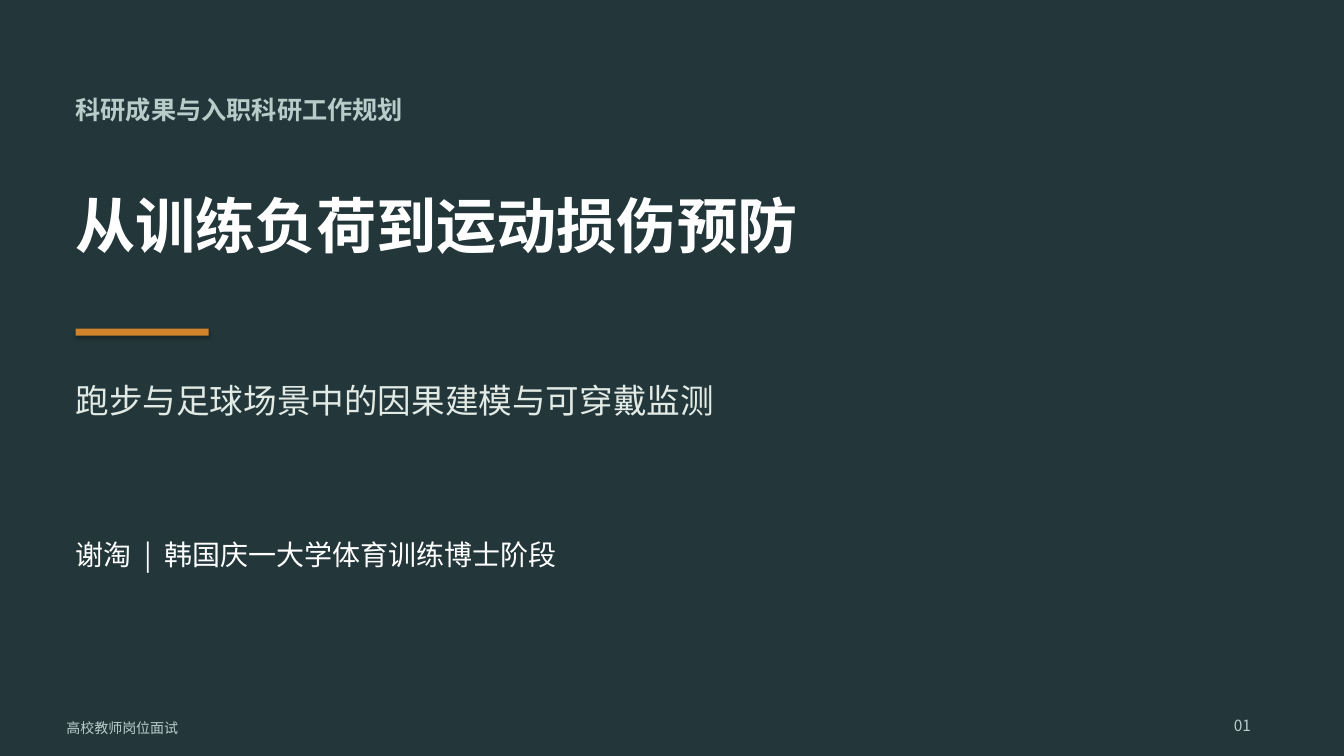
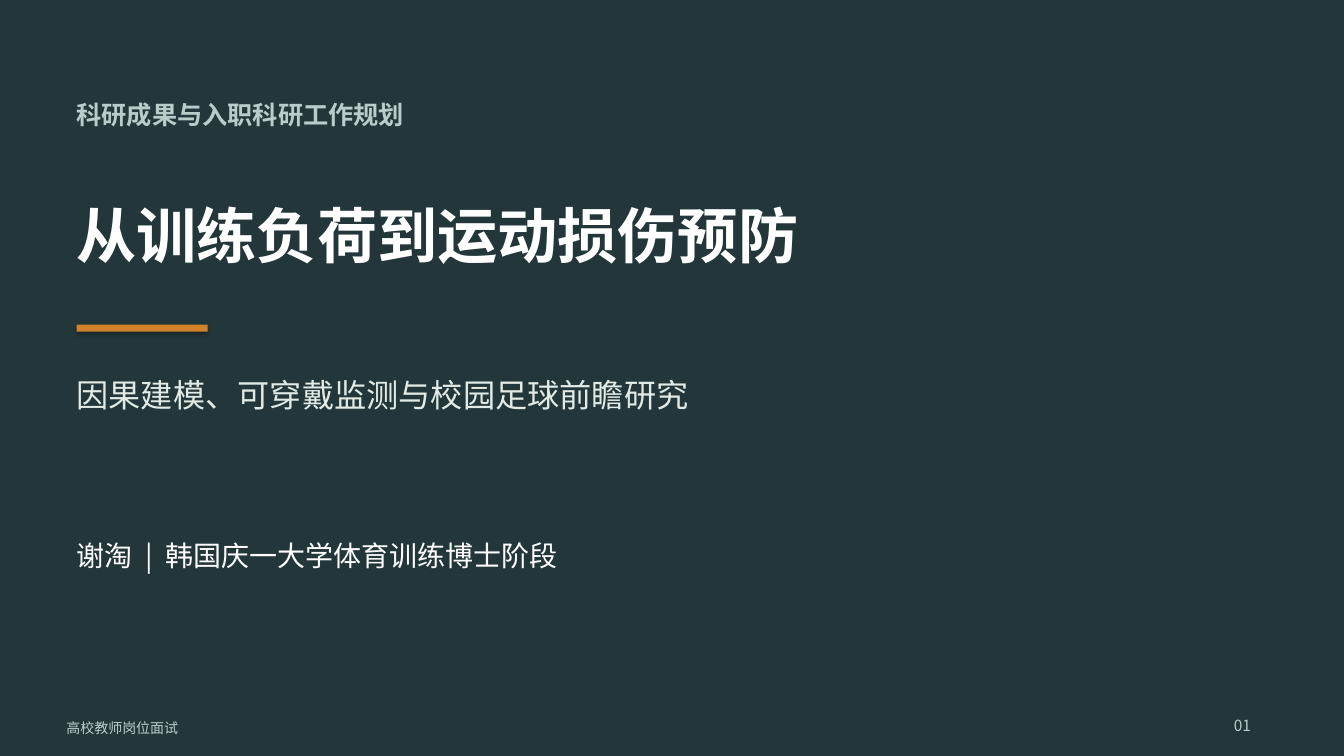
Before and after one commit to TaoXyjammy/DoctorLecture, a slide deck: slide 1 of 谢淘-高校面试科研汇报.pptx. Drawn at 1344x756 pixels with LibreOffice and Linux fonts; fonts in the diff are those of the drawing. Boxes give left, top, right and bottom in pixels: in the first picture for what was removed or moved away, otherwise in the second. Text is boxed around its words. In the diff, an @@ line names an element or a change of style, - is before the commit and + after.

```diff
--- a/谢淘-高校面试科研汇报.pptx
+++ b/谢淘-高校面试科研汇报.pptx
@@ text "科研成果与入职科研工作规划" moved from (x1=76, y1=97, x2=404, y2=121) to (x1=77, y1=102, x2=405, y2=126) @@
@@ text "从训练负荷到运动损伤预防" moved from (x1=76, y1=196, x2=798, y2=254) to (x1=77, y1=206, x2=799, y2=264) @@
@@ rectangle moved from (x1=76, y1=329, x2=209, y2=336) to (x1=77, y1=325, x2=208, y2=332) @@
@@ text at (x1=77, y1=380, x2=689, y2=410): text changed; size 24 to 23 pt @@
-跑步与足球场景中的因果建模与可穿戴监测
+因果建模、可穿戴监测与校园足球前瞻研究
```
Also in this commit, not shown: 6 other slides changed, 10 slides added, 4 slides removed.
